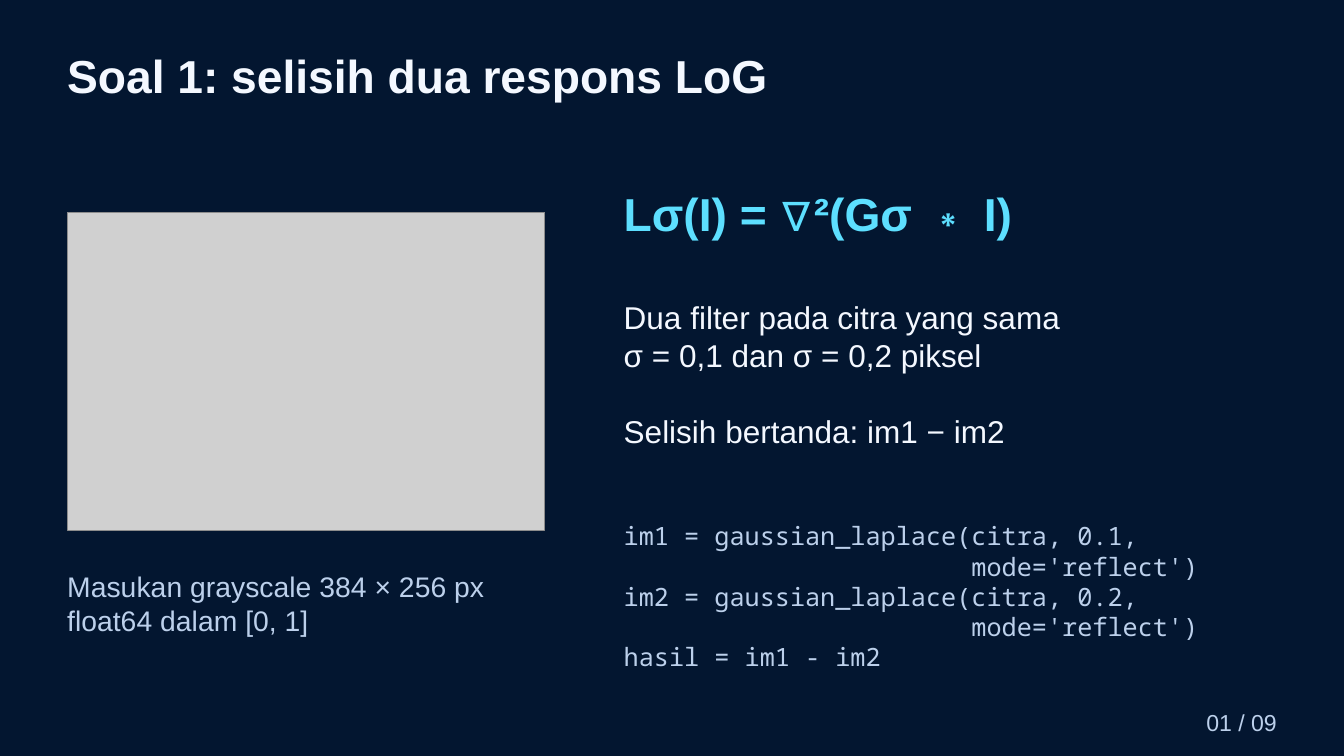
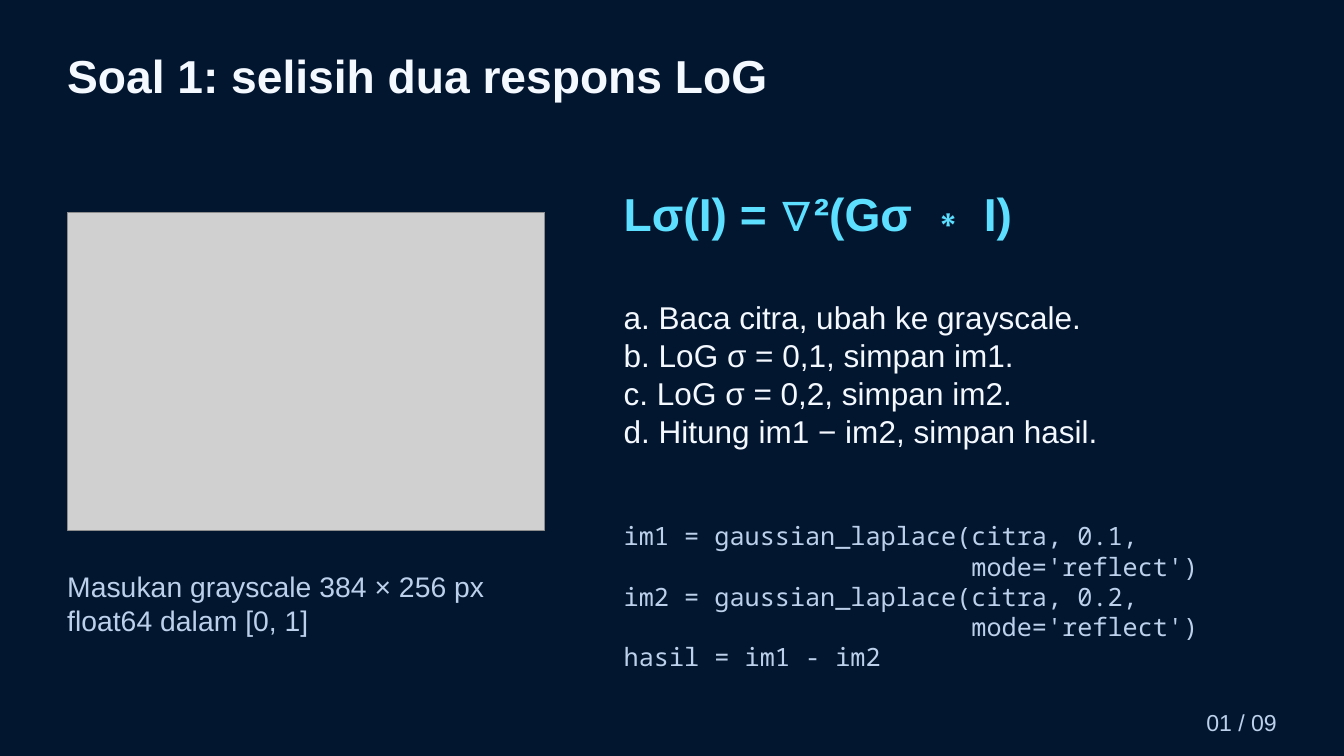
Before and after one commit to Bambang-code/uts-pcd-kelompok-9, a slide deck: slide 2 of laporan/ppt/presentasi-uts-pcd-kelompok-9.pptx. Drawn at 1344x756 pixels with LibreOffice and Linux fonts; fonts in the diff are those of the drawing; grey boxes stand for pictures; background and template pictures are left out. Boxes give left, top, right and bottom in pixels: in the first picture for what was removed or moved away, otherwise in the second. Text is boxed around its words. In the diff, an @@ line names an element or a change of style, - is before the commit and + after.

Commit message:
feat: add LaTeX report, presentation, and compiled PDF assets for digital image processing midterm assignment

```diff
--- a/laporan/ppt/presentasi-uts-pcd-kelompok-9.pptx
+++ b/laporan/ppt/presentasi-uts-pcd-kelompok-9.pptx
@@ text at bbox=[624, 306, 1098, 449]: text changed @@
-Dua filter pada citra yang sama
-σ = 0,1 dan σ = 0,2 piksel
-Selisih bertanda: im1 − im2
+a. Baca citra, ubah ke grayscale.
+b. LoG σ = 0,1, simpan im1.
+c. LoG σ = 0,2, simpan im2.
+d. Hitung im1 − im2, simpan hasil.
```
Also in this commit, not shown: 4 other files.
